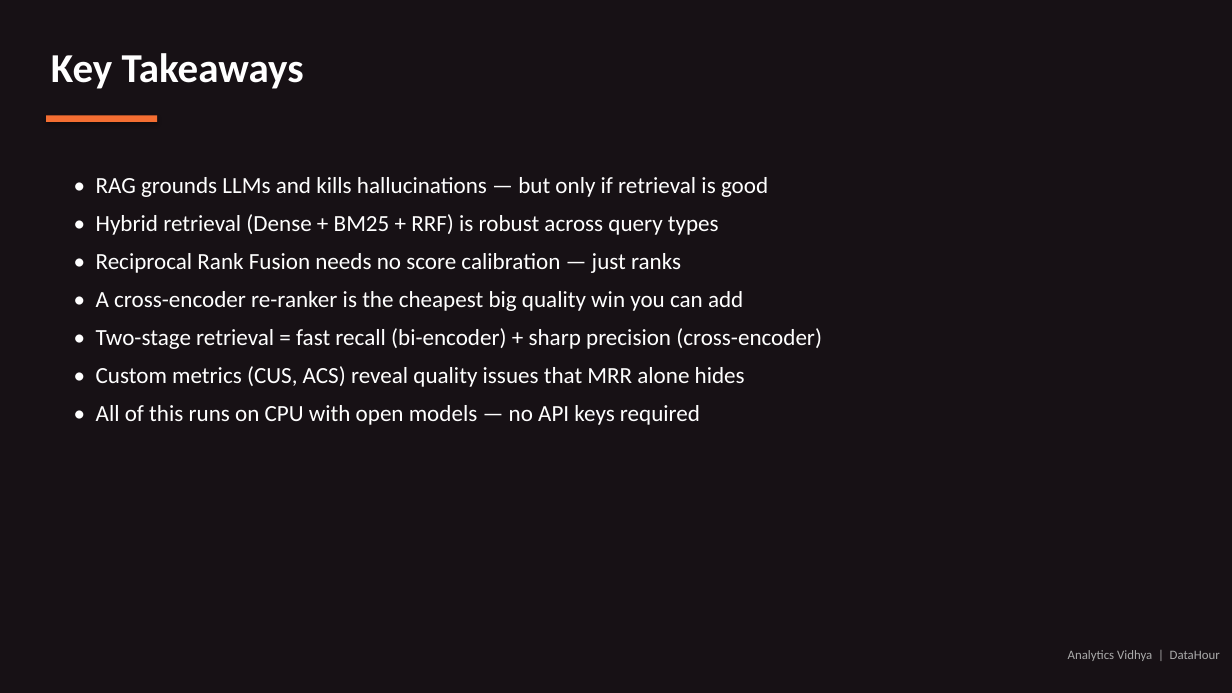
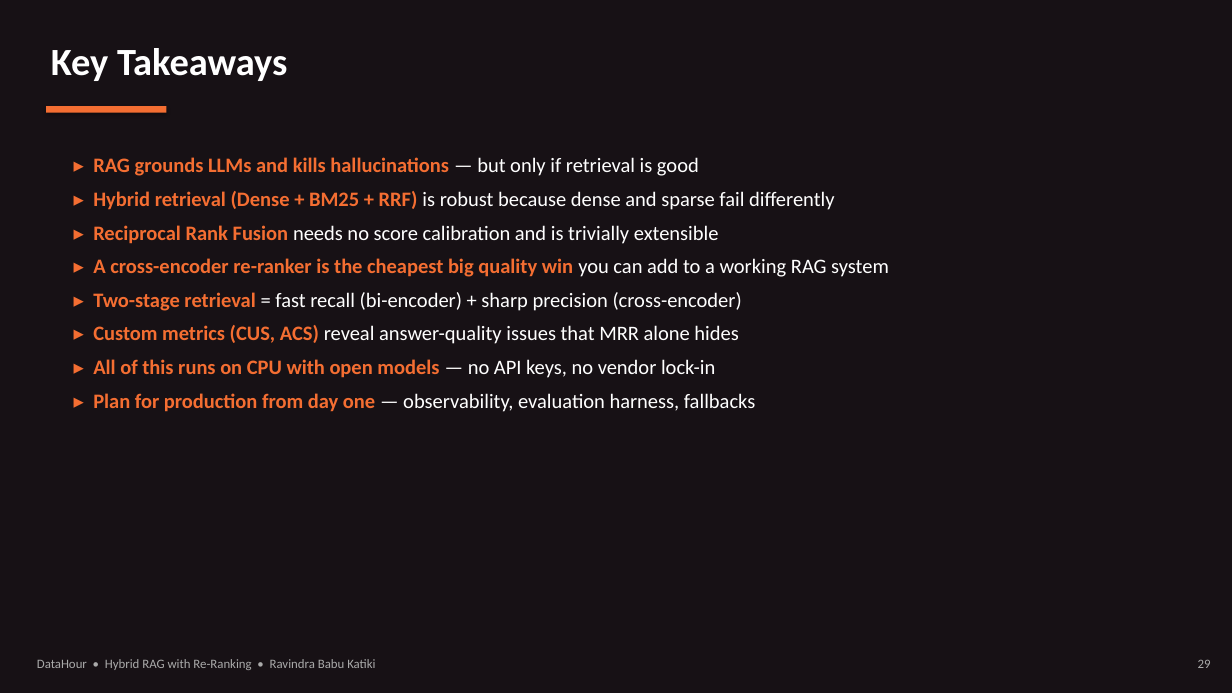
Before and after one commit to sunrise197605/Datahour_HybridRAG, a slide deck: slide 29 of DataHour_HybridRAG.pptx (slide 20 before the commit). Drawn at 1232x693 pixels with LibreOffice and Linux fonts; fonts in the diff are those of the drawing. Boxes give left, top, right and bottom in pixels: in the first picture for what was removed or moved away, otherwise in the second. Text is boxed around its words. In the diff, an @@ line names an element or a change of style, - is before the commit and + after.

Commit message:
Add class docstrings, self-contained demo notebook, and updated deck
Narrative 100-word docstrings on critical classes (HybridRAG,
DenseIndex, BM25Index, CrossEncoderReranker, LLMGenerator,
MistralChat) and key functions (reciprocal_rank_fusion,
build_prompt, CSFS/MRR/HitRate metrics). Ship a self-contained
Plan B notebook with both clean and pre-executed variants, and
the revised DataHour deck with Analytics Vidhya title art and
Vriksha logo.

```diff
--- a/DataHour_HybridRAG.pptx
+++ b/DataHour_HybridRAG.pptx
@@ text "Key Takeaways" at [51, 48, 288, 81]: size 32 to 30 pt @@
@@ rectangle: place and size @@
-rectangle at [46, 116, 157, 122]
+rectangle at [46, 106, 166, 113]
@@ text at [93, 157, 889, 412]: text changed; size 18 to 16 pt @@
-• RAG grounds LLMs and kills hallucinations — but only if retrieval is good
-• Hybrid retrieval (Dense + BM25 + RRF) is robust across query types
-• Reciprocal Rank Fusion needs no score calibration — just ranks
-• A cross-encoder re-ranker is the cheapest big quality win you can add
-• Two-stage retrieval = fast recall (bi-encoder) + sharp precision (cross-encoder)
-• Custom metrics (CUS, ACS) reveal quality issues that MRR alone hides
-• All of this runs on CPU with open models — no API keys required
+▸ RAG grounds LLMs and kills hallucinations — but only if retrieval is good
+▸ Hybrid retrieval (Dense + BM25 + RRF) is robust because dense and sparse fail differently
+▸ Reciprocal Rank Fusion needs no score calibration and is trivially extensible
+▸ A cross-encoder re-ranker is the cheapest big quality win you can add to a working RAG system
+▸ Two-stage retrieval = fast recall (bi-encoder) + sharp precision (cross-encoder)
+▸ Custom metrics (CUS, ACS) reveal answer-quality issues that MRR alone hides
+▸ All of this runs on CPU with open models — no API keys, no vendor lock-in
+▸ Plan for production from day one — observability, evaluation harness, fallbacks
@@ text at [37, 659, 375, 670]: text changed @@
-Analytics Vidhya | DataHour
+DataHour • Hybrid RAG with Re-Ranking • Ravindra Babu Katiki
@@ text added at [1198, 659, 1211, 668], 10 pt, text #AAAAAA @@
+29
```
Also in this commit, not shown: 14 other slides changed, 16 slides added, 6 slides removed, 14 other files.
